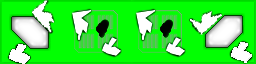
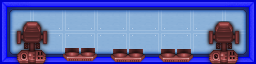
Comparing the layer stacks of the two 256px x 64px images. Changes:
hid "roof_33" over (x1=0, y1=0, x2=256, y2=64)
showed group "Blueprint" (7 layers) over (x1=0, y1=0, x2=256, y2=64)
painted on "Ebene 7" (1st of 4, in "Blueprint") over (x1=110, y1=3, x2=146, y2=17)
renamed "Wall" to "Ebene 11", painted on it over (x1=0, y1=0, x2=256, y2=64)
